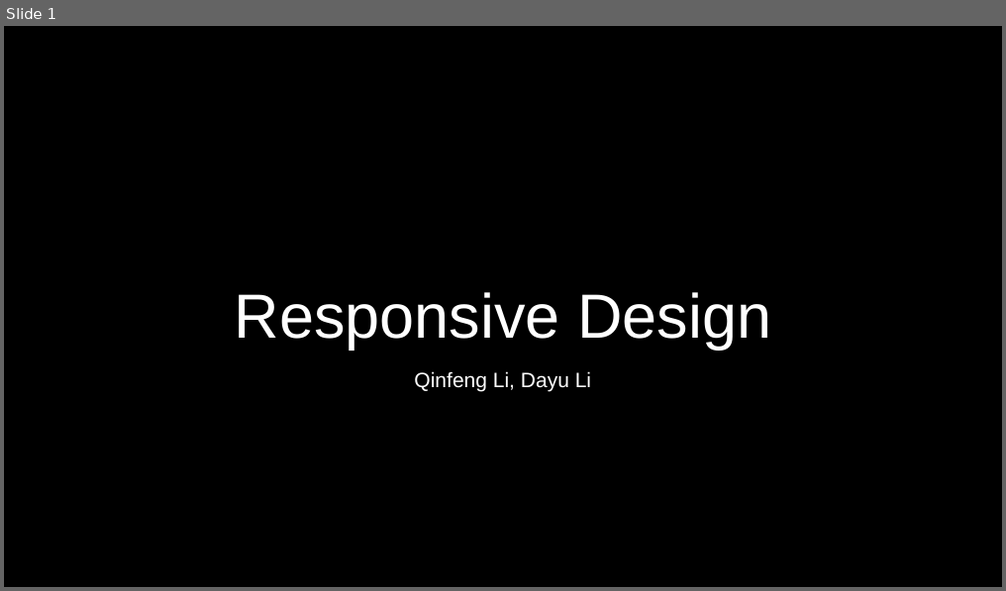
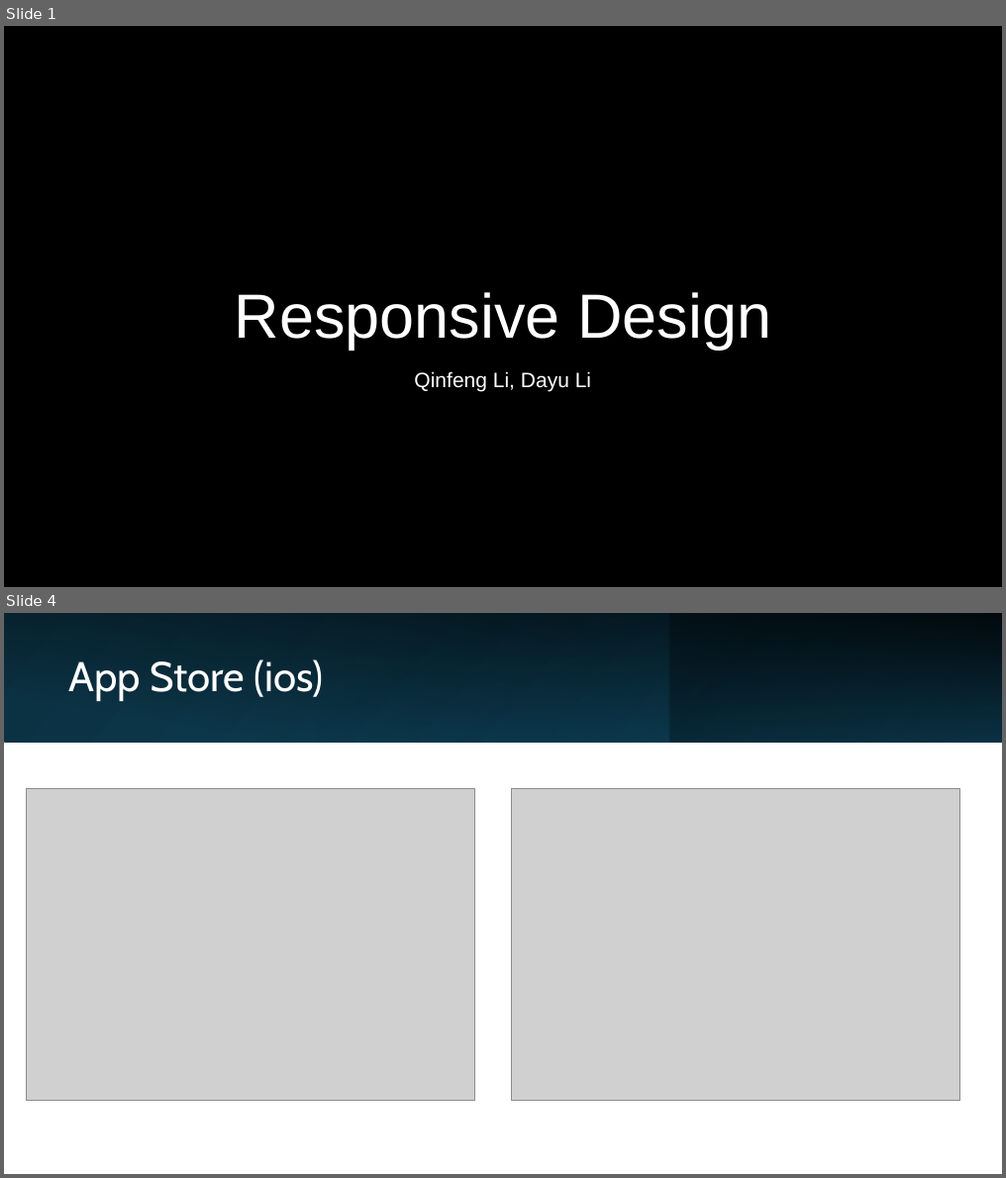
Before and after one commit to FrankLi3/CS501-Responsive-Design, a slide deck: Presentation1.pptx. Shown one above the other, each under a label of ours: slide 1 before the commit, slides 1 and 4 after it; the slides between them are not shown. The pictures are 1006x591 and 1006x1178 pixels, drawn with LibreOffice and Linux fonts; fonts in the diff are those of the drawing; grey boxes stand for pictures; background and template pictures are left out. Boxes give left, top, right and bottom in pixels: in the first picture for what was removed or moved away, otherwise in the second. Text is boxed around its words. In the diff, an @@ line names an element or a change of style, - is before the commit and + after.

```diff
--- a/Presentation1.pptx
+++ b/Presentation1.pptx
@@ slide 4 added at <box>4,613,1002,1174</box>, background #FFFFFF @@
@@ rectangle added at <box>4,613,1002,742</box>, fill gradient #0B3041 to #104862 @@
@@ rectangle added at <box>4,613,1002,742</box>, fill gradient #000000 @@
@@ rectangle added at <box>317,613,669,742</box>, fill gradient #156082 to #0B3041 @@
@@ rectangle added at <box>669,613,1002,742</box>, fill gradient #0B3041 to #156082 @@
@@ title added at <box>68,660,323,701</box>, 40 pt, text #FFFFFF @@
+App Store (ios)
@@ picture added at <box>27,789,475,1100</box> @@
@@ picture added at <box>511,789,959,1100</box> @@
```
Also in this commit, not shown: 2 slides changed, 1 other slide added.
